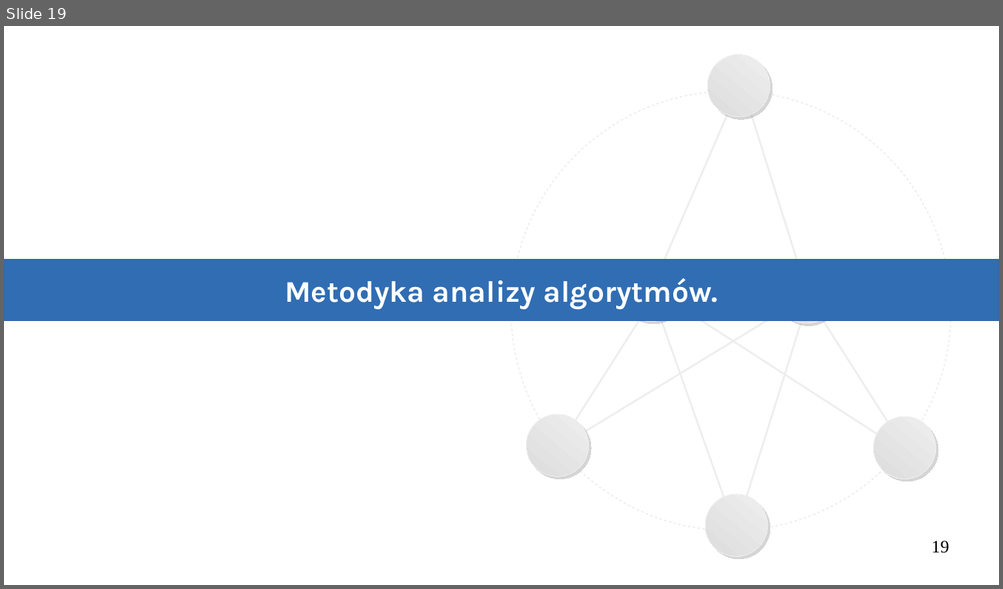
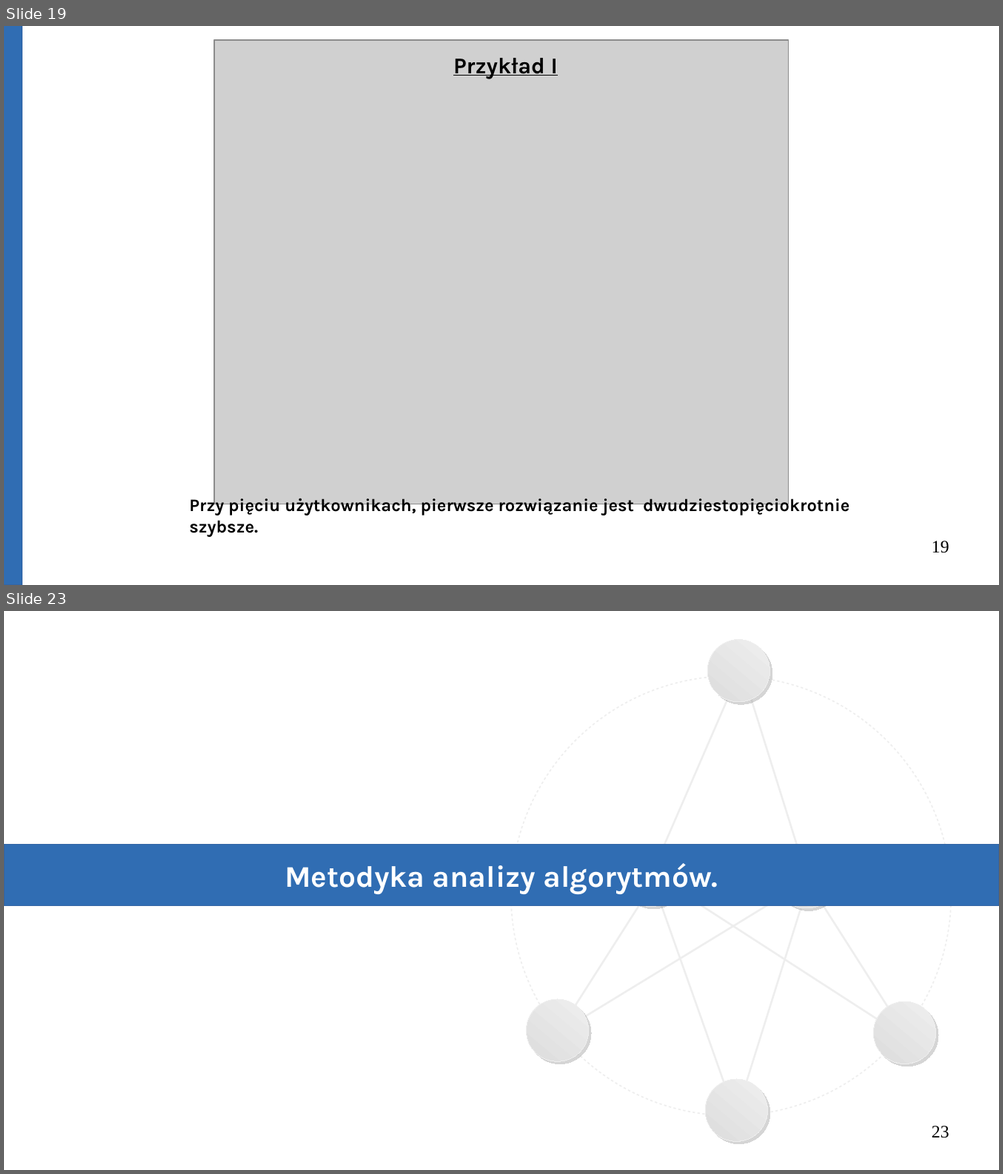
Before and after one commit to Michael-Wisniewski/algorithmic-workshop, a slide deck: gotowa.odp. Shown one above the other, each under a label of ours: slide 19 before the commit, slides 19 and 23 after it; the slides between them are not shown. The pictures are 1003x589 and 1003x1174 pixels, drawn with LibreOffice and Linux fonts; fonts in the diff are those of the drawing; grey boxes stand for pictures. Boxes give left, top, right and bottom in pixels: in the first picture for what was removed or moved away, otherwise in the second. Text is boxed around its words. In the diff, an @@ line names an element or a change of style, - is before the commit and + after.

```diff
--- a/gotowa.odp
+++ b/gotowa.odp
@@ slide 19 added at (x1=4, y1=26, x2=999, y2=585), background #FFFFFF @@
@@ rectangle added at (x1=4, y1=26, x2=22, y2=585), fill #306DB3, outline #3465A4 0 pt @@
@@ picture added at (x1=214, y1=41, x2=788, y2=506) @@
@@ text added at (x1=453, y1=58, x2=558, y2=79), 18 pt, text #000000, bold, underline @@
+Przykład I
@@ text added at (x1=189, y1=496, x2=849, y2=537), 14 pt, text #000000, bold @@
+Przy pięciu użytkownikach, pierwsze rozwiązanie jest dwudziestopięciokrotnie szybsze.
@@ page number added at (x1=931, y1=541, x2=949, y2=554), 14 pt, text #000000 @@
+19
@@ what was slide 19 is now slide 23 @@
@@ page number at (x1=931, y1=1126, x2=949, y2=1139): text changed @@
-19
+23
```
Also in this commit, not shown: 1 slide changed, 4 other slides added, 1 slide removed.
